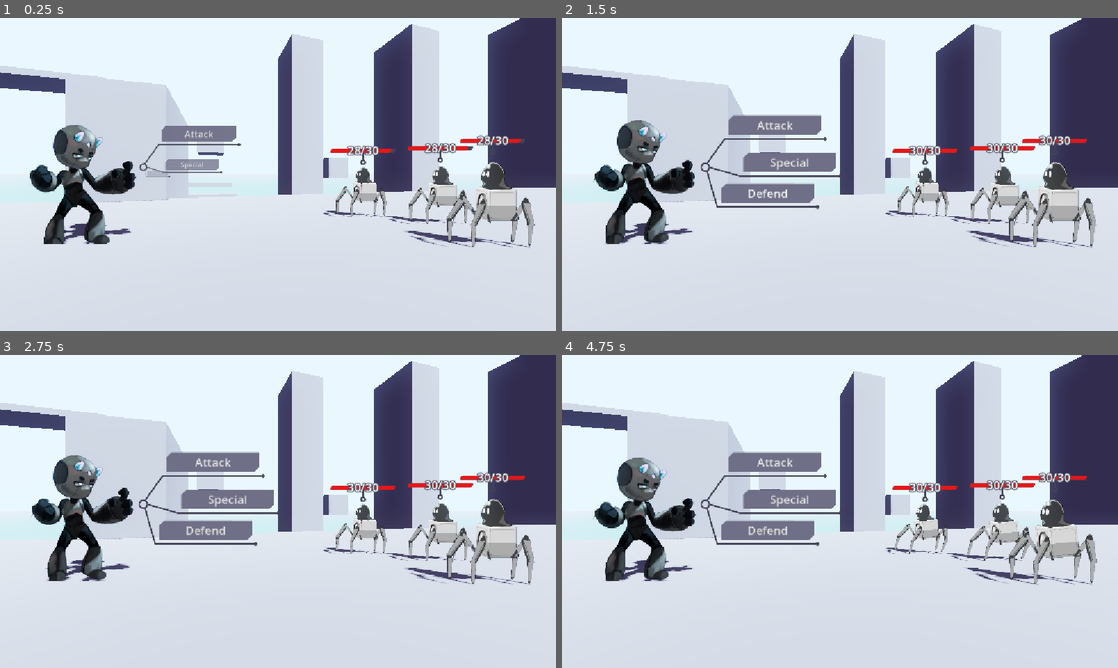
Above: before the commit, frames 1-4 (two rows, left to right).
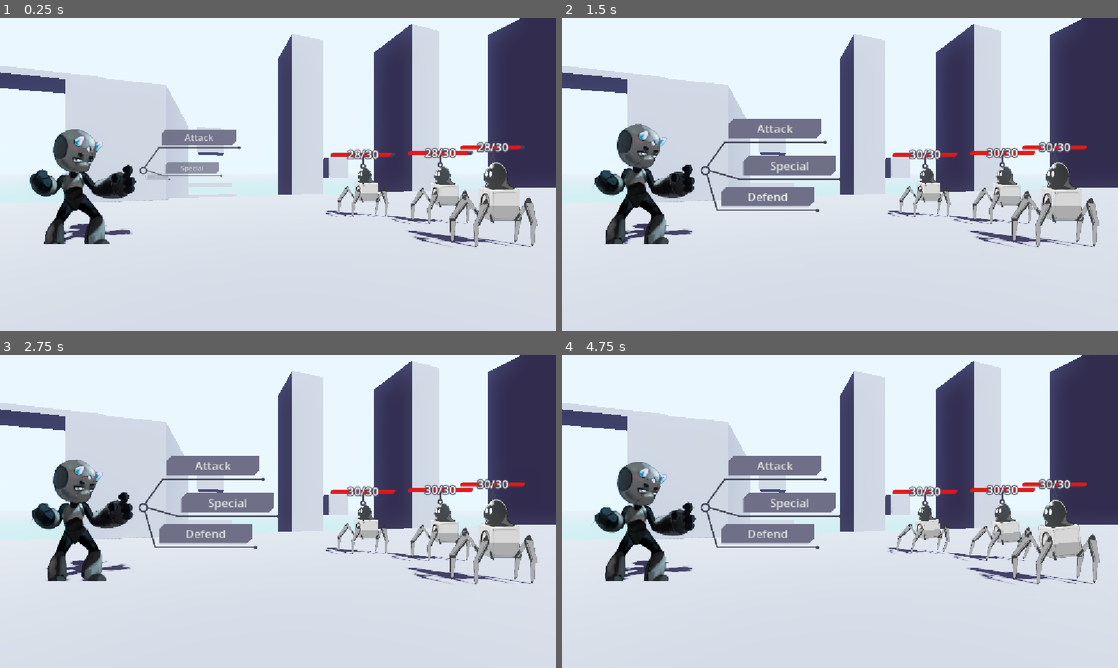
Above: after the commit, the same moments.

Repository: ProgrammerOnCoffee/operation-daemon
Game: Godot game, scene res://scenes/Test/node_2d.tscn
The game is run twice, just before and just after one commit, with the same random seed, the same clock (stepped at 60 frames per second) and the same inputs. This scene is started directly instead of the project's main scene.
Inputs (mouse positions are in pixels of both pictures, inside the frame that each line leads up to):
- Up to frame 1 (0.25 s): no input
- Up to frame 2 (1.5 s): tap Enter at 0.5 s; move the mouse to (962, 158) at 0.52 s; hold Right (select_right) 0.53-1.28 s; hold Space (qte_press) 0.53-1.28 s; click (962, 158) at 0.67 s; move the mouse to (728, 190) at 1.27 s; hold Down (ui_down) from 1.28 s (still down); tap Space (qte_press) at 1.35 s
- Up to frame 3 (2.75 s): move the mouse to (333, 442) at 2.02 s; release Down (ui_down) at 2.03 s; hold Right (select_right) from 2.03 s (still down); hold Space (qte_press) from 2.03 s (still down)
- Up to frame 4 (4.75 s): move the mouse to (812, 574) at 2.77 s; release Right (select_right) at 2.78 s; release Space (qte_press) at 2.78 s; hold Up (ui_up) 2.78-3.53 s; tap Space (qte_press) at 2.85, 4.35 s; click (812, 574) at 2.92 s; move the mouse to (1006, 558) at 3.52 s; hold Space (qte_press) 3.53-4.28 s; hold Left (select_left) from 3.53 s (still down); move the mouse to (673, 464) at 4.27 s

The runs differ from the first frame. In frame 1, 6.2% of the frame differs, in the area x 5-97%, y 34-74%; in frame 2, 7.7%; in frame 3, 7.7%; in frame 4, 7.8%, in the area x 5-97%, y 30-74%.

Commit message:
Make entities regular Node2Ds, resize entity rects

Diff:
--- a/scenes/Test/Test_room.tscn
+++ b/scenes/Test/Test_room.tscn
@@ -212,7 +212,7 @@
 disable_3d = true
 transparent_bg = true
 gui_snap_controls_to_pixels = false
-size = Vector2i(272, 296)
+size = Vector2i(272, 280)
 
 [node name="Player" parent="Player/SubViewport" unique_id=1022515043 instance=ExtResource("2_wh42t")]
 position = Vector2(136, 256)
@@ -230,10 +230,10 @@
 [node name="SubViewport" type="SubViewport" parent="Spider" unique_id=377793298]
 transparent_bg = true
 gui_snap_controls_to_pixels = false
-size = Vector2i(192, 208)
+size = Vector2i(192, 184)
 
 [node name="SlimeSpiderBot" parent="Spider/SubViewport" unique_id=198898790 instance=ExtResource("4_y836a")]
-position = Vector2(96, 176)
+position = Vector2(96, 168)
 
 [node name="Spider2" type="Sprite3D" parent="." unique_id=103047974 node_paths=PackedStringArray("entity", "vp")]
 transform = Transform3D(1, 0, 0, 0, 1, 0, 0, 0, 1, 4.401557, 1.05, 1.6105945)
@@ -248,10 +248,10 @@
 [node name="SubViewport" type="SubViewport" parent="Spider2" unique_id=1829644665]
 transparent_bg = true
 gui_snap_controls_to_pixels = false
-size = Vector2i(192, 208)
+size = Vector2i(192, 184)
 
 [node name="SlimeSpiderBot" parent="Spider2/SubViewport" unique_id=893354821 instance=ExtResource("4_y836a")]
-position = Vector2(96, 176)
+position = Vector2(96, 168)
 
 [node name="Spider3" type="Sprite3D" parent="." unique_id=1170152533 node_paths=PackedStringArray("entity", "vp")]
 transform = Transform3D(1, 0, 0, 0, 1, 0, 0, 0, 1, 3.5, 1.05, 3.1581638)
@@ -266,10 +266,10 @@
 [node name="SubViewport" type="SubViewport" parent="Spider3" unique_id=745752037]
 transparent_bg = true
 gui_snap_controls_to_pixels = false
-size = Vector2i(192, 208)
+size = Vector2i(192, 184)
 
 [node name="SlimeSpiderBot" parent="Spider3/SubViewport" unique_id=2096279511 instance=ExtResource("4_y836a")]
-position = Vector2(96, 176)
+position = Vector2(96, 168)
 
 [node name="Spider4" type="Sprite3D" parent="." unique_id=1106879176 node_paths=PackedStringArray("entity", "vp")]
 transform = Transform3D(1, 0, 0, 0, 1, 0, 0, 0, 1, 3.5, 1.05, 3.1581638)
@@ -284,10 +284,10 @@
 [node name="SubViewport" type="SubViewport" parent="Spider4" unique_id=1896971168]
 transparent_bg = true
 gui_snap_controls_to_pixels = false
-size = Vector2i(192, 208)
+size = Vector2i(192, 184)
 
 [node name="SlimeSpiderBot" parent="Spider4/SubViewport" unique_id=594984622 instance=ExtResource("4_y836a")]
-position = Vector2(96, 176)
+position = Vector2(96, 168)
 
 [node name="Camera3D" type="Camera3D" parent="." unique_id=2018614762]
 transform = Transform3D(0.9576166, 0, -0.28804585, 0, 1, 0, 0.28804585, 0, 0.9576166, -1.1830637, 1.5862598, 5.6311235)
--- a/scenes/entities/enemy.tscn
+++ b/scenes/entities/enemy.tscn
@@ -6,6 +6,4 @@
 [node name="Enemy" unique_id=1022515043 instance=ExtResource("1_md0e3")]
 script = ExtResource("2_4ra3w")
 base_damage = 7
-
-[node name="ColorRect" parent="." index="1" unique_id=1287979670]
-color = Color(0.86, 0.1032, 0.22933358, 1)
+max_health = 50
--- a/scenes/entities/entity.tscn
+++ b/scenes/entities/entity.tscn
@@ -2,14 +2,7 @@
 
 [ext_resource type="Script" uid="uid://5um7qwk6twtb" path="res://scripts/entity.gd" id="1_gr72c"]
 
-[sub_resource type="RectangleShape2D" id="RectangleShape2D_m0cyi"]
-size = Vector2(256, 256)
-
-[node name="Entity" type="CharacterBody2D" unique_id=1611139636]
+[node name="Entity" type="Node2D" unique_id=1165415041]
 script = ExtResource("1_gr72c")
-rect = Rect2i(-128, -256, 256, 288)
+rect = Rect2i(-144, -272, 288, 288)
 metadata/_custom_type_script = "uid://5um7qwk6twtb"
-
-[node name="CollisionShape2D" type="CollisionShape2D" parent="." unique_id=1326445450]
-position = Vector2(0, -128)
-shape = SubResource("RectangleShape2D_m0cyi")
--- a/scenes/entities/player.tscn
+++ b/scenes/entities/player.tscn
@@ -6,7 +6,7 @@
 
 [node name="Player" unique_id=1022515043 instance=ExtResource("1_wm45n")]
 script = ExtResource("2_u2pge")
-rect = Rect2i(-136, -256, 272, 296)
+rect = Rect2i(-136, -256, 272, 280)
 
 [node name="Player Character" parent="." index="0" unique_id=748111500 instance=ExtResource("3_u2pge")]
 position = Vector2(-12, -129)
--- a/scenes/entities/slime_spider_bot.tscn
+++ b/scenes/entities/slime_spider_bot.tscn
@@ -1,20 +1,12 @@
 [gd_scene format=3 uid="uid://chww5uygi35ie"]
 
 [ext_resource type="PackedScene" uid="uid://dqtmxptrfthr1" path="res://scenes/entities/enemy.tscn" id="1_dke1x"]
-[ext_resource type="PackedScene" uid="uid://bfj5s1idl7ra2" path="res://assets/Enemt Parts/slime_spider_bot.tscn" id="2_5cyl0"]
-
-[sub_resource type="RectangleShape2D" id="RectangleShape2D_dke1x"]
-size = Vector2(256, 150)
+[ext_resource type="PackedScene" uid="uid://g18qv87lbe5q" path="res://assets/Enemt Parts/slime_spider_bot.tscn" id="2_5cyl0"]
 
 [node name="SlimeSpiderBot" unique_id=1022515043 instance=ExtResource("1_dke1x")]
-rect = Rect2i(-96, -176, 192, 208)
+rect = Rect2i(-96, -168, 192, 184)
 base_damage = 5
 max_health = 30
 
 [node name="Slime Spider Bot" parent="." index="0" unique_id=1915969548 instance=ExtResource("2_5cyl0")]
-position = Vector2(-107, -168)
-
-[node name="CollisionShape2D" parent="." index="1" unique_id=1326445450]
-visible = false
-position = Vector2(0, -75)
-shape = SubResource("RectangleShape2D_dke1x")
+position = Vector2(-102, -172)
--- a/scripts/entity.gd
+++ b/scripts/entity.gd
@@ -1,6 +1,6 @@
 @tool
 class_name Entity
-extends CharacterBody2D
+extends Node2D
 ## Base class for all entities within a fight.
 ##
 ## Base class for the player and all enemies within a fight.
